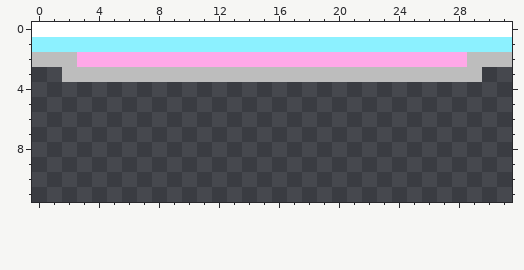
Pixel-art file: Assets/Visual/In Dev/Bubble_Sprite_Shape.aseprite. This is how it looked before the edit.
32x32 pixels, 1 frame. Shown: x 0..31, y 0..11.
Once edited:
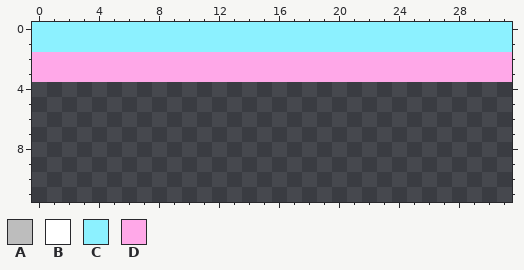
Palette (. is transparent): A #bdbdbd  B #ffffff  C #8cf1ff  D #ffa8e8
Diff:
Layer "Bubble":
The edit turns colour B into colour C in row 0 at x 0 to 31.
There is now colour D in row 3 at x 0 to 1 and 30 to 31.
The edit turns colour A into colour D in row 2 at x 0 to 2 and 29 to 31; in row 3 at x 2 to 29.
Where, in picture pixels (left, top, right, bottom), the same in both pictures:
changed: (32, 22, 512, 82)
